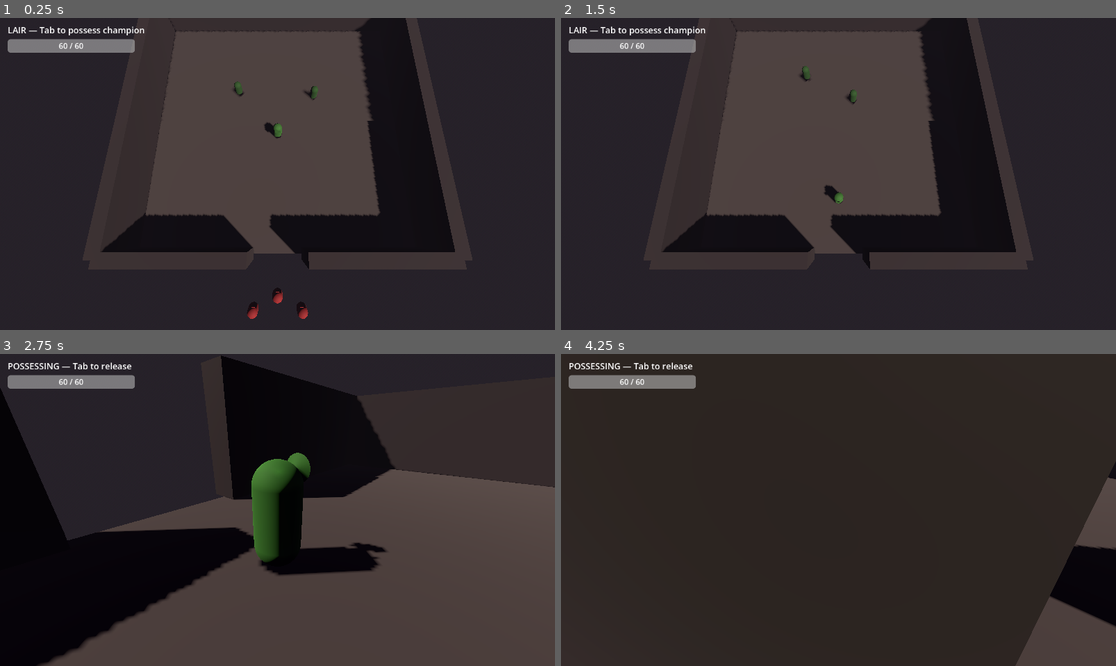
Above: before the commit, frames 1-4 (two rows, left to right).
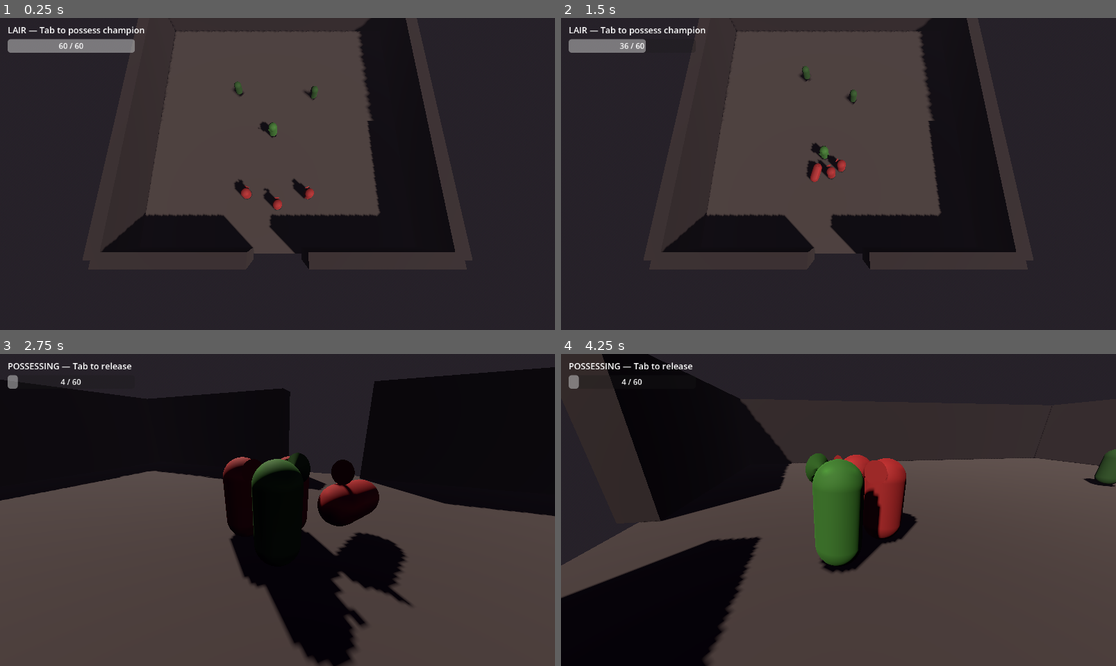
Above: after the commit, the same moments.

Repository: TAgents/orcs-lair
Game: Godot game, scene res://scenes/lair.tscn
Same seed, same stepped clock (60 frames per second), same inputs: the game is played once before the commit and once after it.
Inputs:
- Up to frame 1 (0.25 s): no input
- Up to frame 2 (1.5 s): hold D (move_right) 0.53-1.28 s; tap J (attack) at 0.6 s; hold S (move_back) from 1.28 s (still down); tap Space (dodge) at 1.35 s
- Up to frame 3 (2.75 s): release S (move_back) at 2.03 s; hold D (move_right) from 2.03 s (still down); hold Tab (possess_toggle) from 2.03 s (still down)
- Up to frame 4 (4.25 s): release D (move_right) at 2.78 s; release Tab (possess_toggle) at 2.78 s; hold W (move_forward) 2.78-3.53 s; tap J (attack) at 2.85 s; hold A (move_left) from 3.53 s (still down); tap Space (dodge) at 3.6 s

The runs differ from the first frame. In frame 1, 0.6% of the frame differs, in the area x 42-57%, y 33-97%; in frame 2, 1.0%; in frame 3, 54%; in frame 4, 64%, in the area x 0-100%, y 0-100%.

Commit message:
fix(slice): raiders spawn inside the lair, not in the void
Raiders were placed at z=16-17, but the floor only extends to z=±12 —
they fell out of the world before the player could engage. The "couple
of red dots that blink for a while" was them falling away into the
darkness south of the lair.

Move spawn positions inside the cave near the south entrance:
  Raider1: (0, 0, 9)
  Raider2: (-3, 0, 8)
  Raider3: (3, 0, 8)

This puts them within camera framing (centered around z≈5) and on the
floor, where AI movement and combat can resolve.

Co-Authored-By: Claude Opus 4.7 (1M context) <noreply@anthropic.com>

Diff:
--- a/scenes/lair.tscn
+++ b/scenes/lair.tscn
@@ -146,12 +146,12 @@
 [node name="Raiders" type="Node3D" parent="."]
 
 [node name="Raider1" parent="Raiders" instance=ExtResource("5_raider")]
-transform = Transform3D(1, 0, 0, 0, 1, 0, 0, 0, 1, 0, 0, 16)
+transform = Transform3D(1, 0, 0, 0, 1, 0, 0, 0, 1, 0, 0, 9)
 
 [node name="Raider2" parent="Raiders" instance=ExtResource("5_raider")]
-transform = Transform3D(1, 0, 0, 0, 1, 0, 0, 0, 1, -2, 0, 17)
+transform = Transform3D(1, 0, 0, 0, 1, 0, 0, 0, 1, -3, 0, 8)
 
 [node name="Raider3" parent="Raiders" instance=ExtResource("5_raider")]
-transform = Transform3D(1, 0, 0, 0, 1, 0, 0, 0, 1, 2, 0, 17)
+transform = Transform3D(1, 0, 0, 0, 1, 0, 0, 0, 1, 3, 0, 8)
 
 [node name="HUD" parent="." instance=ExtResource("6_hud")]
